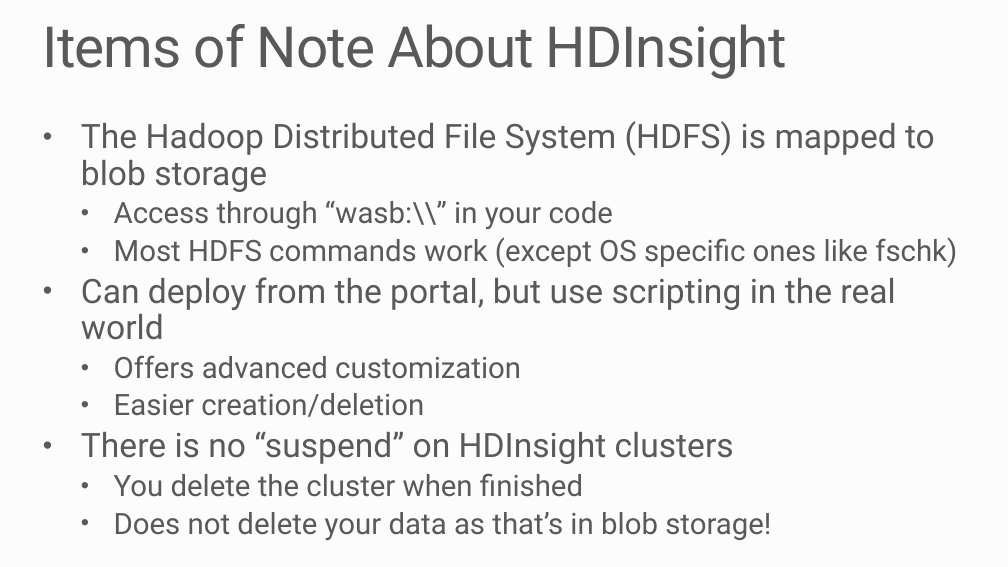
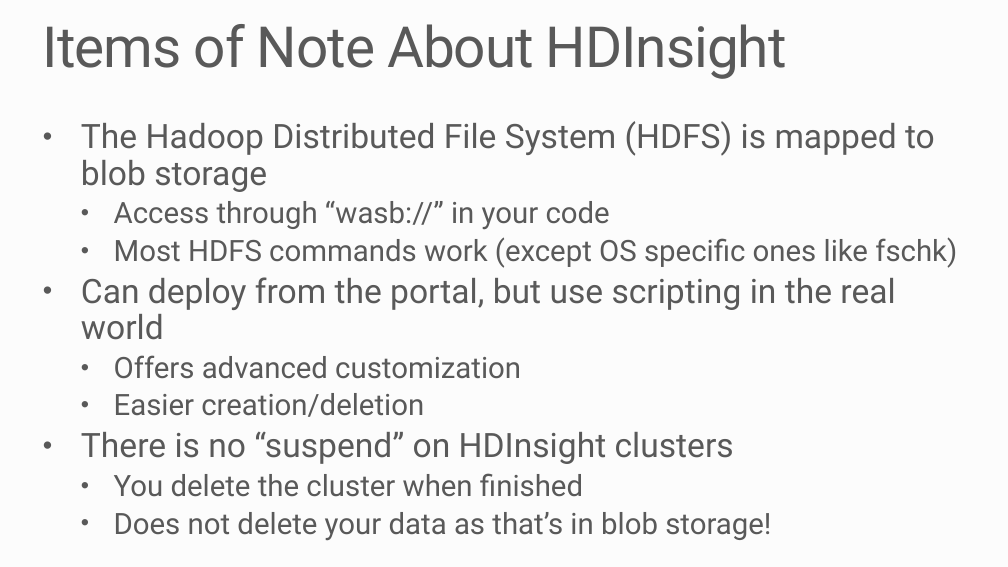
Before and after one commit to MSRConnections/Azure-training-course, a slide deck: slide 8 of Content/BigData/HDInsight and Big Data.pptx. Drawn at 1008x567 pixels with LibreOffice and Linux fonts; fonts in the diff are those of the drawing; background and template pictures are left out. Boxes give left, top, right and bottom in pixels: in the first picture for what was removed or moved away, otherwise in the second. Text is boxed around its words. In the diff, an @@ line names an element or a change of style, - is before the commit and + after.

Commit message:
Added pictures and fixed typo
Closes #123

```diff
--- a/Content/BigData/HDInsight and Big Data.pptx
+++ b/Content/BigData/HDInsight and Big Data.pptx
@@ text at bbox=[114, 201, 610, 230]: text changed @@
-  • Access through “wasb:\\” in your code
+  • Access through “wasb://” in your code
```
Also in this commit, not shown: 1 other slide changed.
